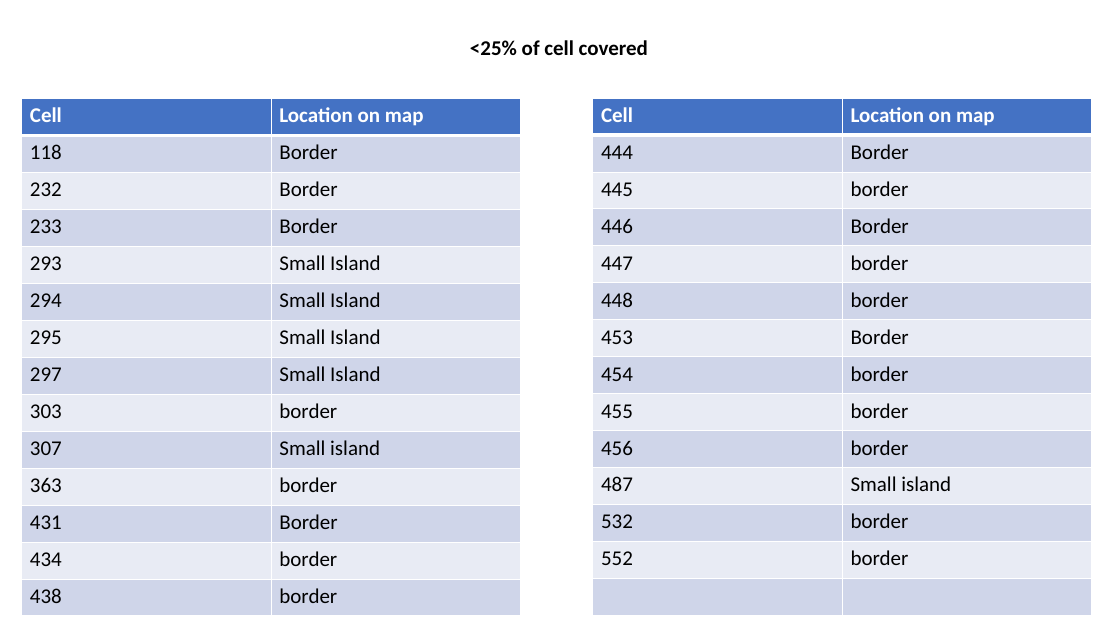
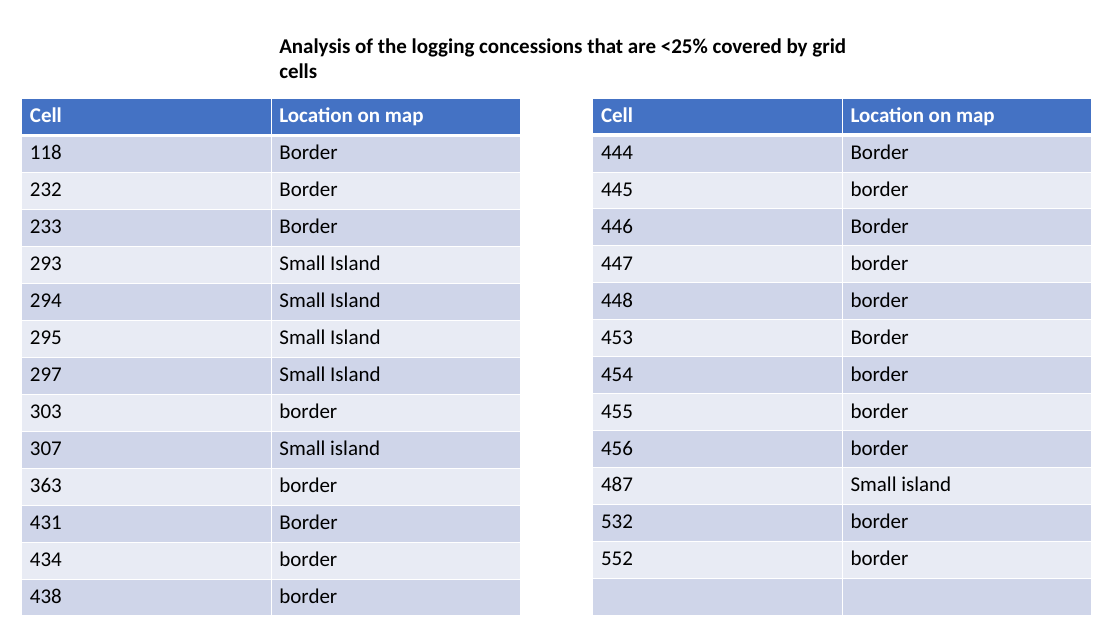
Before and after one commit to SarahZhang25/indonesia-deforestation, a slide deck: slide 6 of cells.pptx (slide 5 before the commit). Drawn at 1120x630 pixels with LibreOffice and Linux fonts; fonts in the diff are those of the drawing. Boxes give left, top, right and bottom in pixels: in the first picture for what was removed or moved away, otherwise in the second. Text is boxed around its words. In the diff, an @@ line names an element or a change of style, - is before the commit and + after.

```diff
--- a/cells.pptx
+++ b/cells.pptx
@@ text at bbox=[279, 38, 846, 57]: text changed @@
-<25% of cell covered
+Analysis of the logging concessions that are <25% covered by grid cells
```
Also in this commit, not shown: 1 other slide changed, 1 slide added, 37 other files.
